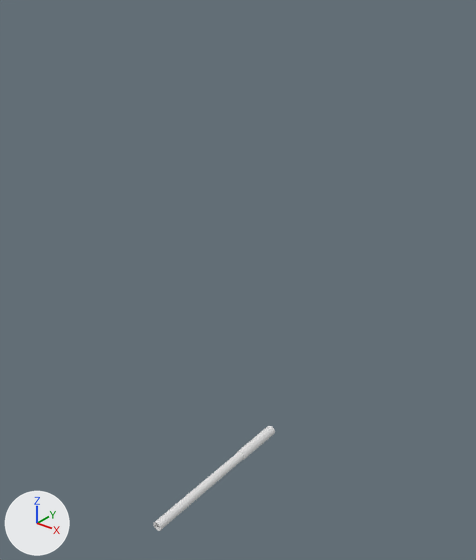
Two versions of the Blender file Assets/Arts/Model/Faya_Kun_3/Player Characters/Player Male Character.blend, one commit apart.
The view is the same before and after, from a 50 mm lens placed at (1.121, -1.211, 1.555), pointed at (0.048, 0.13, 0.723). The lights are fixed; the arrows at lower left show +X, +Y and +Z.

The scene before the commit, as lines of its bpy script (objects in view):
```python
me_body = bpy.data.meshes.new('body')
me_body.from_pydata(...)  # 1632 vertices, 1654 faces; spans x -0.731..0.731, y -0.228..0.206, z 0.002..1.42
me_cylinder_001 = bpy.data.meshes.new('Cylinder.001')
me_cylinder_001.from_pydata(...)  # 64 vertices, 64 faces; spans x -0.016..0.016, y -0.205..0.205, z -0.016..0.016
me_cylinder_001.polygons.foreach_set('use_smooth', [True] * 64)
ob_bamboo_gun = bpy.data.objects.new('Bamboo Gun ', me_cylinder_001)
ob_bamboo_gun.location = (0.0, 0.0, 0.0)
ob_player_male_character = bpy.data.objects.new('Player Male Character', me_body)
ob_player_male_character.location = (0.0, 0.0, 0.0)
ob_player_male_character.hide_set(True)
```
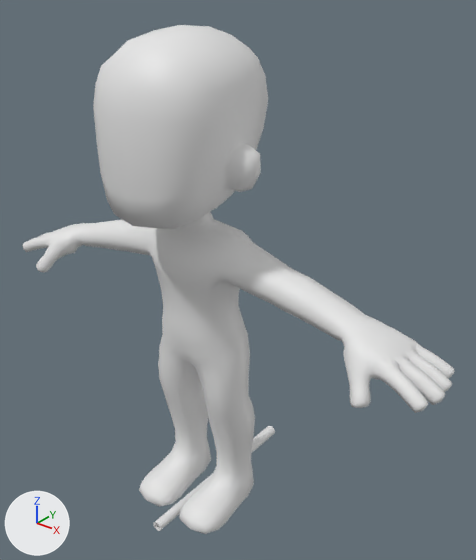
What differs and where, as boxes [x1, y1, x2, y2] in the pictures (476 x 560 px):
'Player Male Character', shown
    after: [22, 25, 455, 534]

The edits, one by one:
Object 'Player Male Character' (ob_player_male_character) is now shown.
